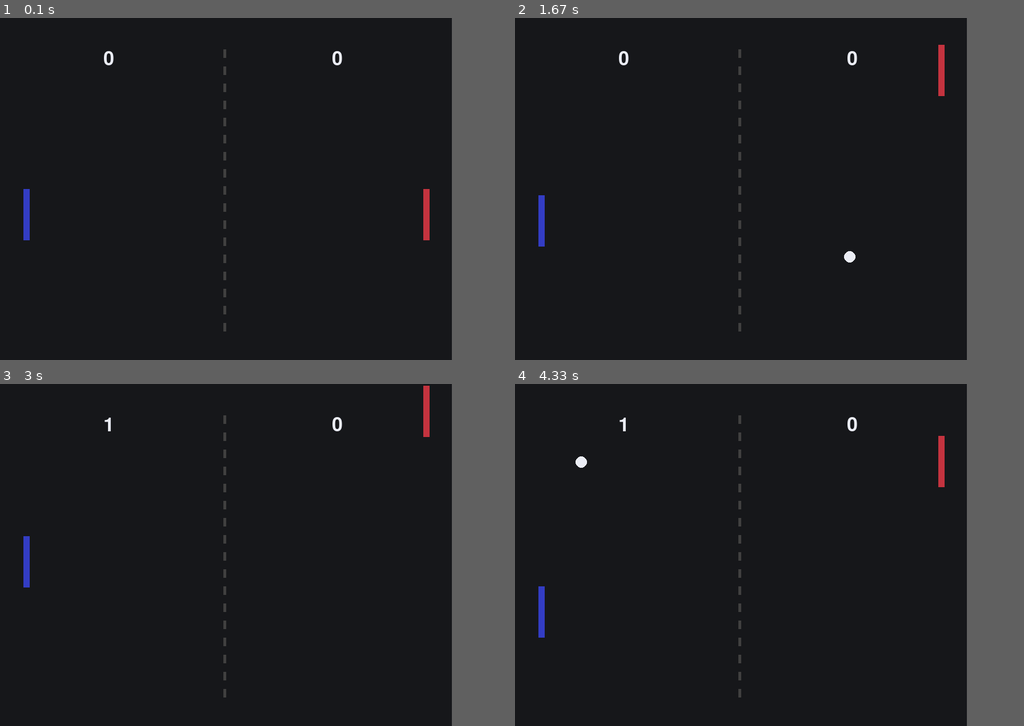
Above: before the commit, frames 1-4 (two rows, left to right).
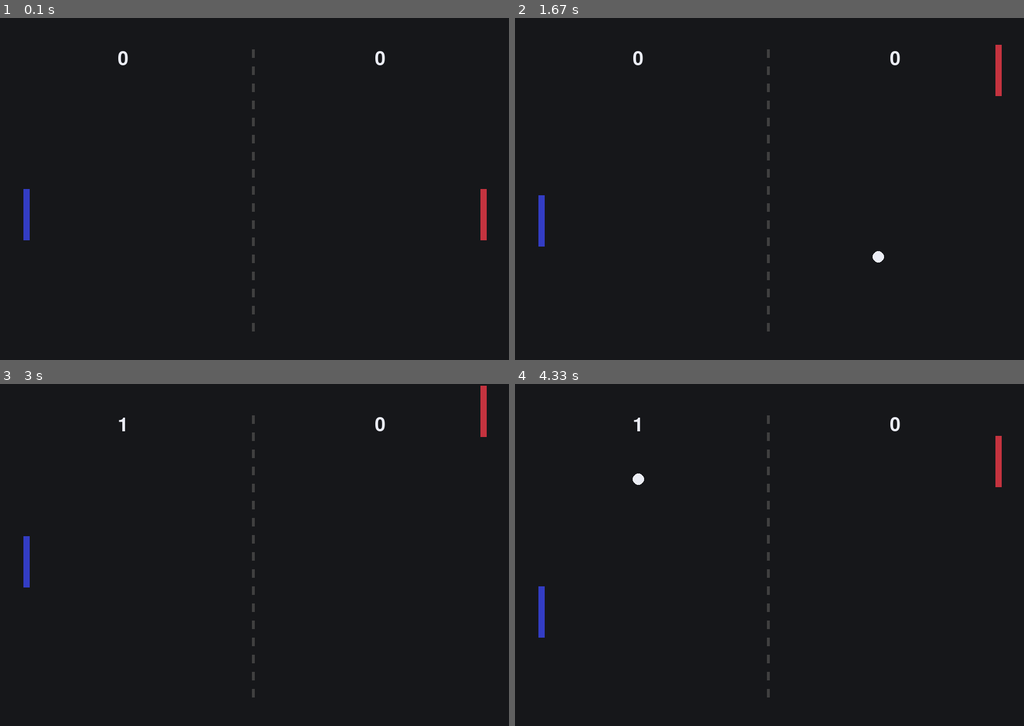
Above: after the commit, the same moments.

Repository: cwrlcarl/pygame-mini-games
Game: pygame game, started from pong-game/src/main.py
The game is run twice, just before and just after one commit, with the same random seed, the same clock (stepped at 60 frames per second) and the same inputs.
Inputs:
- Up to frame 1 (0.1 s): no input
- Up to frame 2 (1.67 s): hold Up 0.33-0.8 s; hold Down 0.83-1.13 s; hold S 0.83-1.13 s; hold Up 1.17-1.53 s; hold W 1.17-1.53 s; hold Down from 1.57 s (still down); hold S from 1.57 s (still down)
- Up to frame 3 (3 s): release Down at 1.93 s; release S at 1.93 s; hold Up 1.97-2.27 s; hold W 1.97-2.27 s; hold Down 2.3-2.6 s; hold S 2.3-2.6 s; hold Up from 2.63 s (still down); hold W from 2.63 s (still down)
- Up to frame 4 (4.33 s): release Up at 3 s; release W at 3 s; hold Down 3.03-3.4 s; hold S 3.03-3.4 s; hold Up 3.43-3.73 s; hold W 3.43-3.73 s; hold Down 3.77-4.07 s; hold S 3.77-4.07 s; hold Up from 4.1 s (still down); hold W from 4.1 s (still down)
In our replay, the window is 800x600 before the commit and 900x600 after it. These sizes can differ from the game's own. Grey fills any space a smaller window leaves; there, only what the larger window draws over its background counts as a difference.

The runs differ from the first frame. In frame 1, 1.1% of the frame differs, in the area x 20-96%, y 9-92%; in frame 2, 1.2%, in the area x 20-96%, y 7-92%; in frame 3, 1.0%; in frame 4, 1.1%.

Commit message:
Add audio directory path

Diff:
--- a/pong-game/src/settings.py
+++ b/pong-game/src/settings.py
@@ -1,10 +1,20 @@
 import pygame
+import os
 
 pygame.font.init()
+pygame.mixer.init()
 
-SCREEN_WIDTH, SCREEN_HEIGHT = 800, 600
+SCREEN_WIDTH, SCREEN_HEIGHT = 900, 600
 FPS = 60
 TEXT_FONT = pygame.font.SysFont('Monocraft', 50)
+
+BASE_DIR = os.path.dirname(os.path.dirname(os.path.abspath(__file__)))
+AUDIO_DIR = os.path.join(BASE_DIR, 'audio')
+SPAWN_SFX = pygame.mixer.Sound(os.path.join(AUDIO_DIR, 'spawn.wav'))
+WALL_HIT = pygame.mixer.Sound(os.path.join(AUDIO_DIR, 'wall-hit.wav'))
+PADDLE_HIT = pygame.mixer.Sound(os.path.join(AUDIO_DIR, 'paddle-hit.wav'))
+SCORE_SFX = pygame.mixer.Sound(os.path.join(AUDIO_DIR, 'score.wav'))
+GAME_OVER_SFX = pygame.mixer.Sound(os.path.join(AUDIO_DIR, 'game-over.mp3'))
 
 WHITE = (235, 237, 245)
 BG_COLOR = (22, 23, 26)
